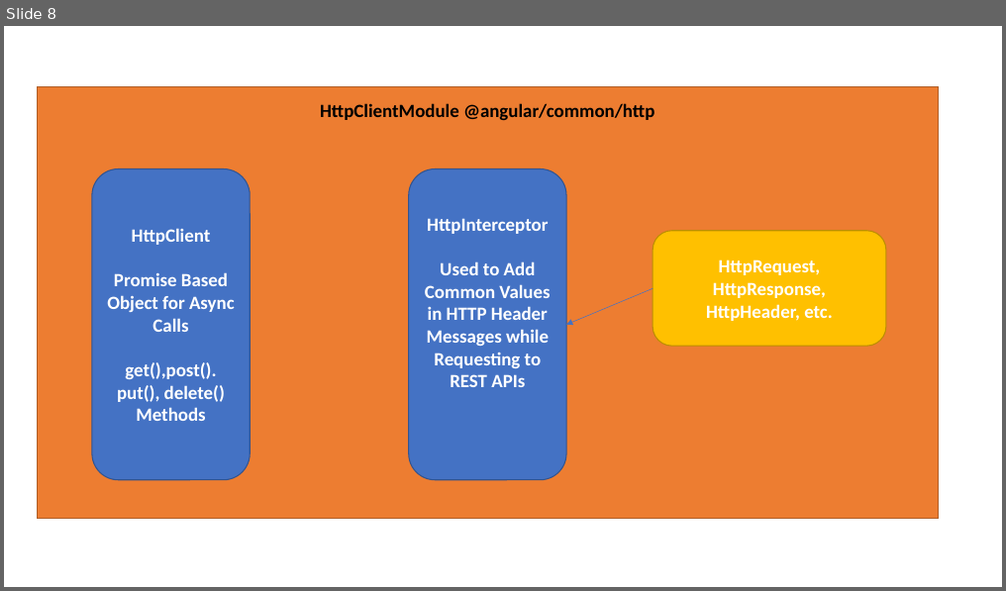
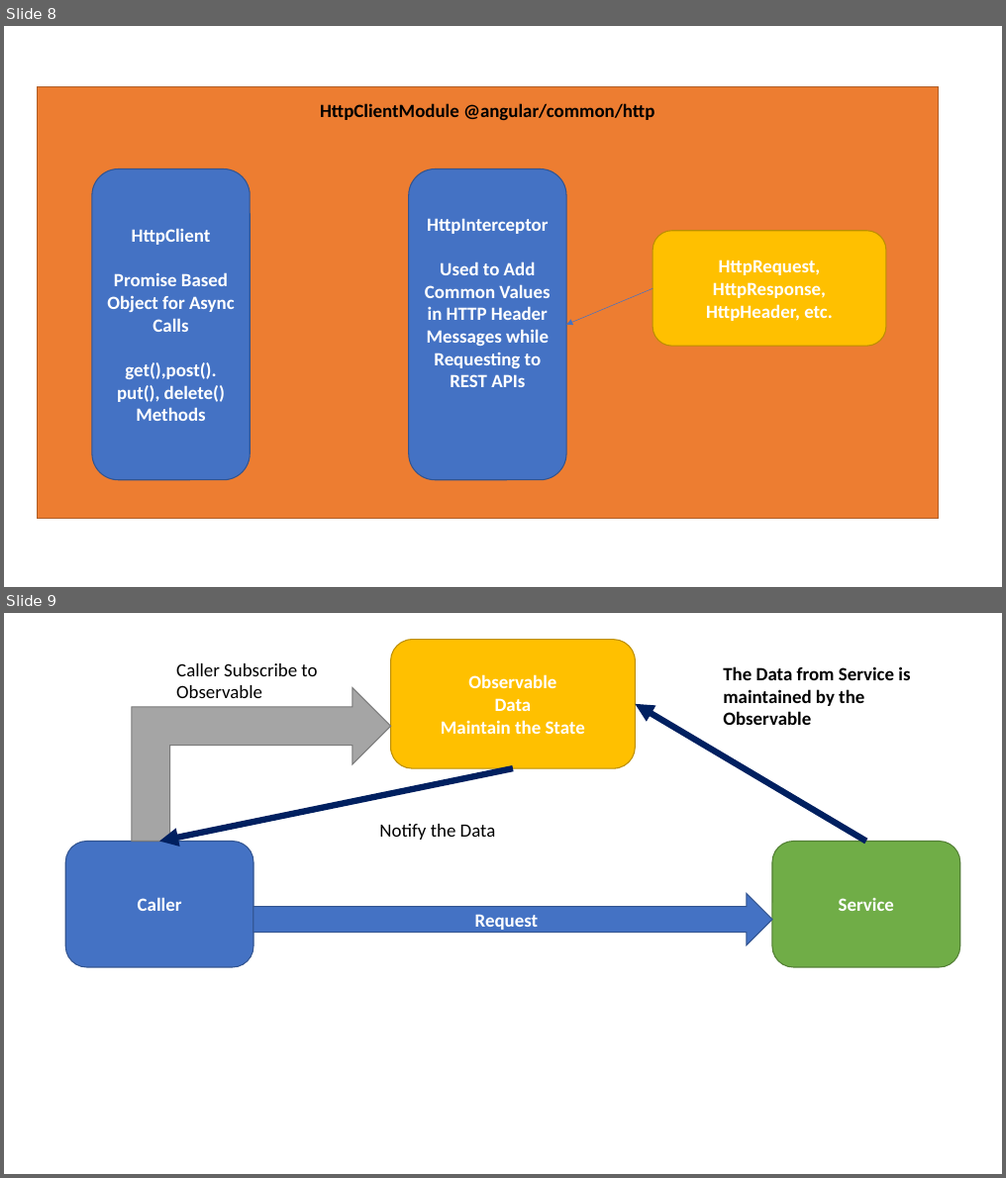
Before and after one commit to maheshsabnis/Blaz_Ng_Jan2022, a slide deck: images_NG.pptx. Shown one above the other, each under a label of ours: slide 8 before the commit, slides 8 and 9 after it. The pictures are 1006x591 and 1006x1178 pixels, drawn with LibreOffice and Linux fonts; fonts in the diff are those of the drawing. Boxes give left, top, right and bottom in pixels: in the first picture for what was removed or moved away, otherwise in the second. Text is boxed around its words. In the diff, an @@ line names an element or a change of style, - is before the commit and + after.

```diff
--- a/images_NG.pptx
+++ b/images_NG.pptx
@@ slide 9 added at bbox=[4, 613, 1002, 1174], background #FFFFFF @@
@@ rounded rectangle added at bbox=[391, 639, 635, 768], fill #FFC000, outline #BD8E00 1 pt, 18 pt, text #FFFFFF, bold @@
+Observable
+Data
+Maintain the State
@@ text added at bbox=[176, 663, 317, 698], 18 pt, text #000000 @@
+Caller Subscribe to Observable
@@ text added at bbox=[723, 666, 910, 725], 18 pt, text #000000, bold @@
+The Data from Service is maintained by the Observable
@@ bent up arrow added at bbox=[132, 687, 391, 841], fill #A5A5A5, outline #7A7A7A 1 pt @@
@@ arrow added from (866, 842) to (635, 704), #002060 6 pt @@
@@ arrow added from (513, 768) to (159, 842), #002060 6 pt @@
@@ rounded rectangle added at bbox=[65, 842, 253, 967], fill #4472C4, outline #325491 1 pt, 18 pt, text #FFFFFF, bold @@
+Caller
@@ text added at bbox=[379, 824, 496, 840], 18 pt, text #000000 @@
+Notify the Data
@@ rounded rectangle added at bbox=[772, 842, 960, 967], fill #70AD47, outline #538035 1 pt, 18 pt, text #FFFFFF, bold @@
+Service
@@ right arrow added at bbox=[253, 894, 772, 946], fill #4472C4, outline #325491 1 pt, 18 pt, text #FFFFFF, bold @@
+Request
```
Also in this commit, not shown: 1 other slide added, 10 other files.
